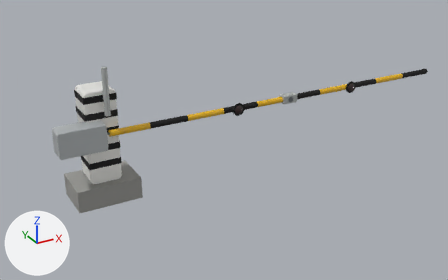
Before and after pictures for a commit that changed the glTF model 3d/models/signal/crossing/jp-crossing-gate/model.glb.
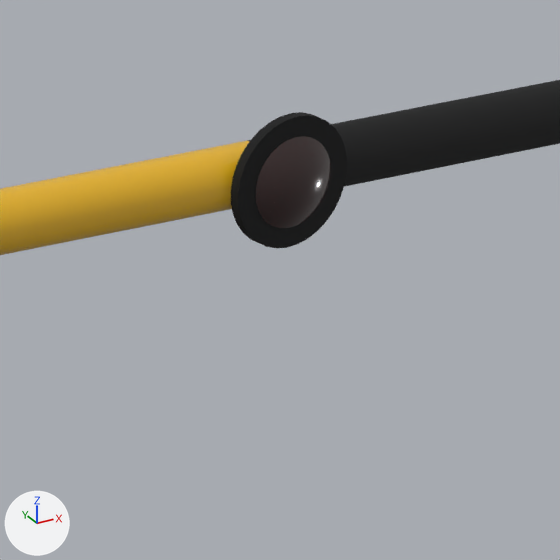
The first picture shows the older version from a camera (50 mm lens) standing at (-1.74, -5.88, 3.29) and looking at (1.48, -0.03, 0.36). The close-ups show the older and then the newer version on the part from 73% to 83% of the width and 26% to 43% of the height of that picture. Only the edits that show in the close-ups are written down. Arrows for +X, +Y and +Z are at lower left; the lights stay in place. Where no turn or scale is listed for an object, it has been applied to the vertices.

The scene before the commit, as lines of its bpy script (objects in view):
```python
me_mesh_14 = bpy.data.meshes.new('Mesh_14')
me_mesh_14.from_pydata(...)  # a 24-sided cylinder along x spanning x -0.22..0.22, y -0.034..0.034, z -0.034..0.034
me_mesh_14.materials.append(mat_material_4)  # yellow #e9b50e
me_mesh_15 = bpy.data.meshes.new('Mesh_15')
me_mesh_15.from_pydata(...)  # a 24-sided cylinder along x spanning x -0.22..0.22, y -0.034..0.034, z -0.034..0.034
me_mesh_15.materials.append(mat_material_2)  # black #090a0b
me_mesh_23 = bpy.data.meshes.new('Mesh_23')
me_mesh_23.from_pydata(...)  # a 32-sided cylinder along y spanning x -0.0725..0.0725, y -0.006..0.006, z -0.0725..0.0725
me_mesh_23.materials.append(mat_material_7)  # black #0b0c0d
ob_mesh_14 = bpy.data.objects.new('Mesh_14', me_mesh_14)
ob_mesh_14.location = (2.91, -0.2, 0.8)
ob_mesh_15 = bpy.data.objects.new('Mesh_15', me_mesh_15)
ob_mesh_15.location = (3.35, -0.2, 0.8)
ob_mesh_23 = bpy.data.objects.new('Mesh_23', me_mesh_23)
ob_mesh_23.location = (3.15, -0.24, 0.8)
# also in view: 'lamp_a2' at (3.15, -0.25, 0.8)
```
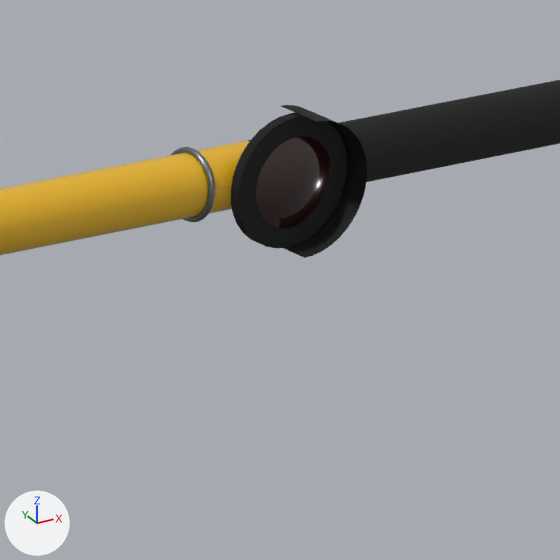
Changed parts and their boxes [x1, y1, x2, y2] in the close-ups (560 x 560 px):
```json
{"object": "Mesh_33", "change": "added", "after": [281, 105, 367, 258], "on screen": "black"}
{"object": "Mesh_28", "change": "added", "after": [171, 147, 215, 222]}
```

The change, as JSON lines over the scene's bpy script:
```json
{"op": "add", "block": "me_mesh_33", "code": ["me_mesh_33 = bpy.data.meshes.new('Mesh_33')", "me_mesh_33.from_pydata(...)  # 50 vertices, 48 faces; spans x -0.038..0.038, y -0.03..0.03, z -0.075..0.075", "me_mesh_33.materials.append(mat_material_2)  # black #090a0b"]}
{"op": "add", "block": "me_mesh_28", "code": ["me_mesh_28 = bpy.data.meshes.new('Mesh_28')", "me_mesh_28.from_pydata(...)  # a torus around x (ring radius 0.036, tube radius 0.004) spanning x -0.004..0.004, y -0.04..0.04, z -0.04..0.04", "me_mesh_28.materials.append(mat_material_3)  # grey #8c9296"]}
{"op": "add", "block": "ob_mesh_33", "code": ["ob_mesh_33 = bpy.data.objects.new('Mesh_33', me_mesh_33)", "ob_mesh_33.location = (3.188, -0.245, 0.8)"]}
{"op": "add", "block": "ob_mesh_28", "code": ["ob_mesh_28 = bpy.data.objects.new('Mesh_28', me_mesh_28)", "ob_mesh_28.location = (3.05, -0.2, 0.8)"]}
```
